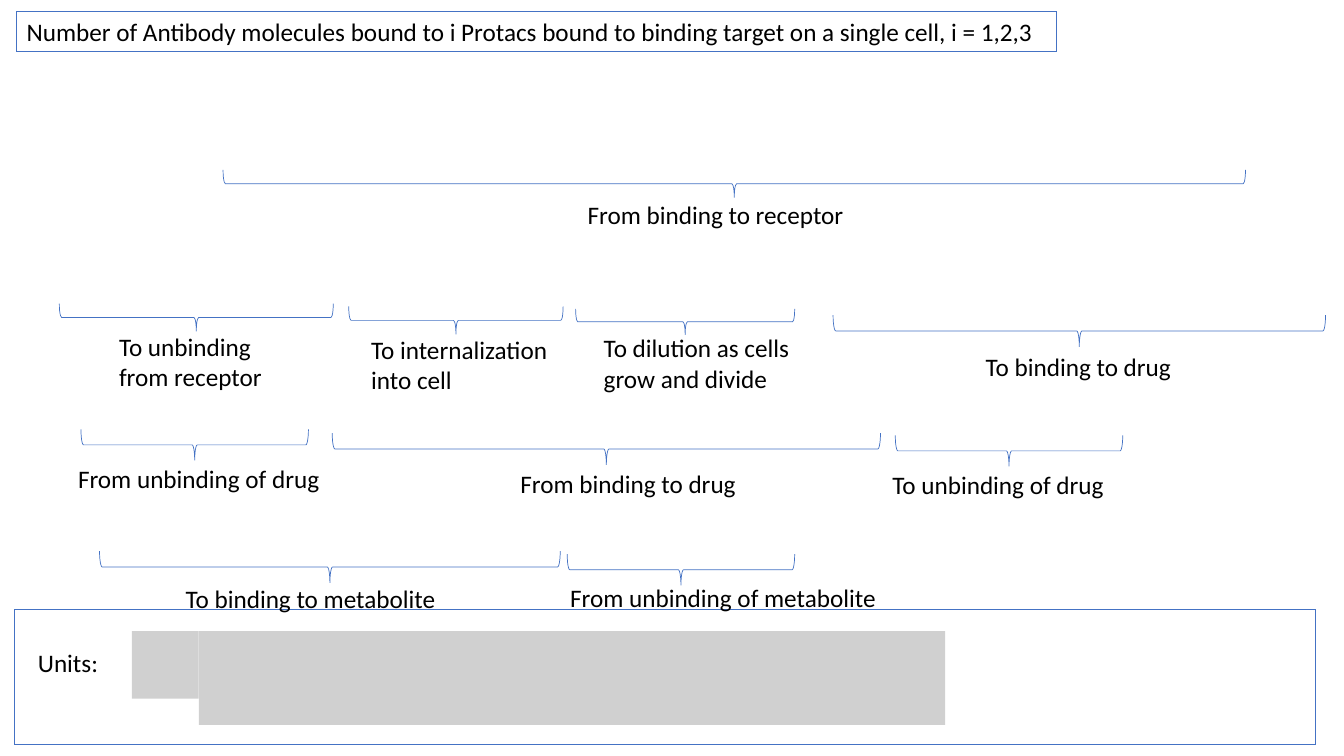
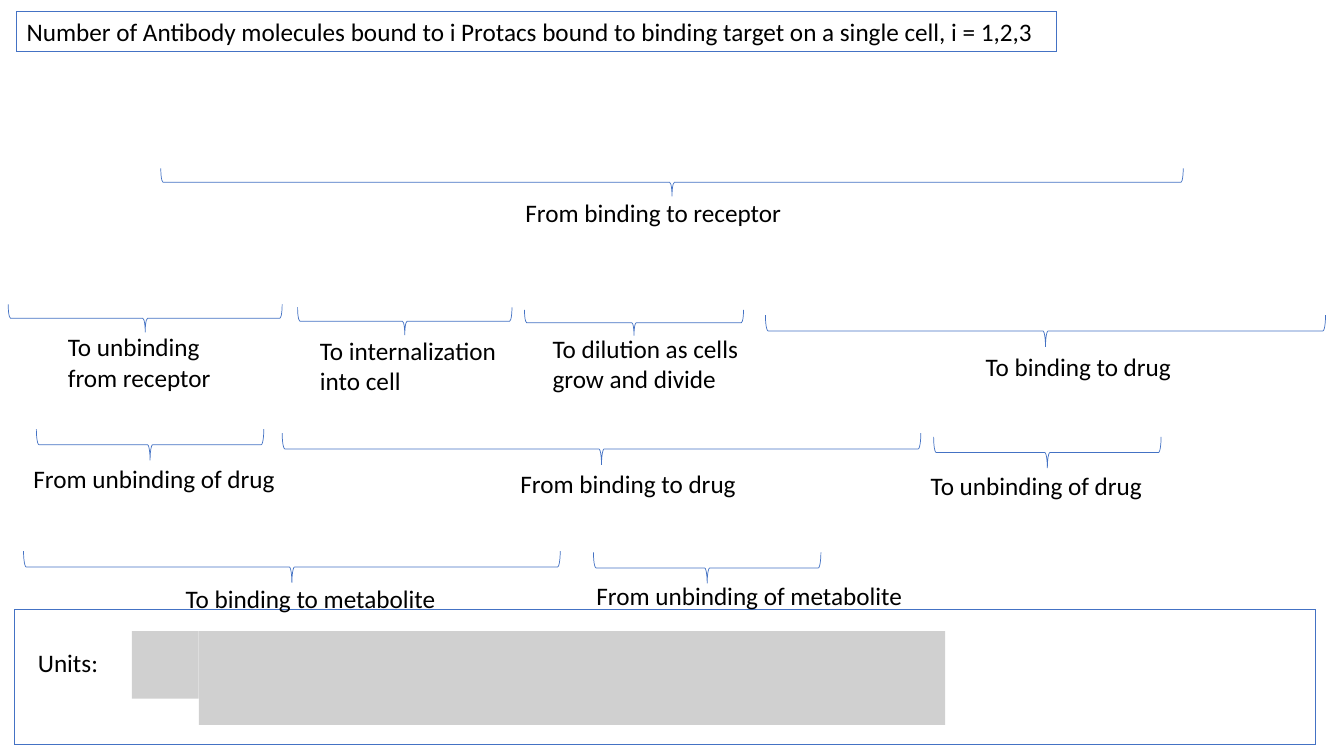
Before and after one commit to judith-stein/hc-protac-shuttle-rshiny-in-vivo, a slide deck: slide 36 of www/logistic_pk_pd_equations_explained.pptx. Drawn at 1344x756 pixels with LibreOffice and Linux fonts; fonts in the diff are those of the drawing; grey boxes stand for pictures; background and template pictures are left out. Boxes give left, top, right and bottom in pixels: in the first picture for what was removed or moved away, otherwise in the second. Text is boxed around its words. In the diff, an @@ line names an element or a change of style, - is before the commit and + after.

Commit message:
fixed equation, Ab_cell_lyso_x in plot

```diff
--- a/www/logistic_pk_pd_equations_explained.pptx
+++ b/www/logistic_pk_pd_equations_explained.pptx
@@ right brace: place and size @@
-right brace at [224,169,1246,198]
+right brace at [161,168,1184,197]
@@ text "From binding to receptor": place and size @@
-text "From binding to receptor" at [588,206,843,229]
+text "From binding to receptor" at [525,204,780,227]
@@ 3 texts, 3 right braces: place and size @@
-3 texts, 3 right braces at [59,303,795,393]
+3 texts, 3 right braces at [8,304,744,393]
@@ right brace: place and size @@
-right brace at [833,316,1326,347]
+right brace at [765,315,1325,346]
@@ right brace: place and size @@
-right brace at [81,430,309,461]
+right brace at [36,429,264,460]
@@ right brace: place and size @@
-right brace at [332,433,881,464]
+right brace at [282,434,921,465]
@@ right brace: place and size @@
-right brace at [896,435,1124,466]
+right brace at [934,437,1162,468]
@@ text "From unbinding of drug": place and size @@
-text "From unbinding of drug" at [78,470,319,493]
+text "From unbinding of drug" at [33,470,274,493]
@@ text "To unbinding of drug": place and size @@
-text "To unbinding of drug" at [892,476,1103,499]
+text "To unbinding of drug" at [931,477,1142,500]
@@ right brace: place and size @@
-right brace at [100,552,561,583]
+right brace at [24,551,560,582]
@@ right brace: place and size @@
-right brace at [567,554,795,585]
+right brace at [593,553,821,584]
@@ text "From unbinding of metabolite": place and size @@
-text "From unbinding of metabolite" at [570,589,875,612]
+text "From unbinding of metabolite" at [596,587,901,610]
```
Also in this commit, not shown: 15 other slides changed, 4 other files.
